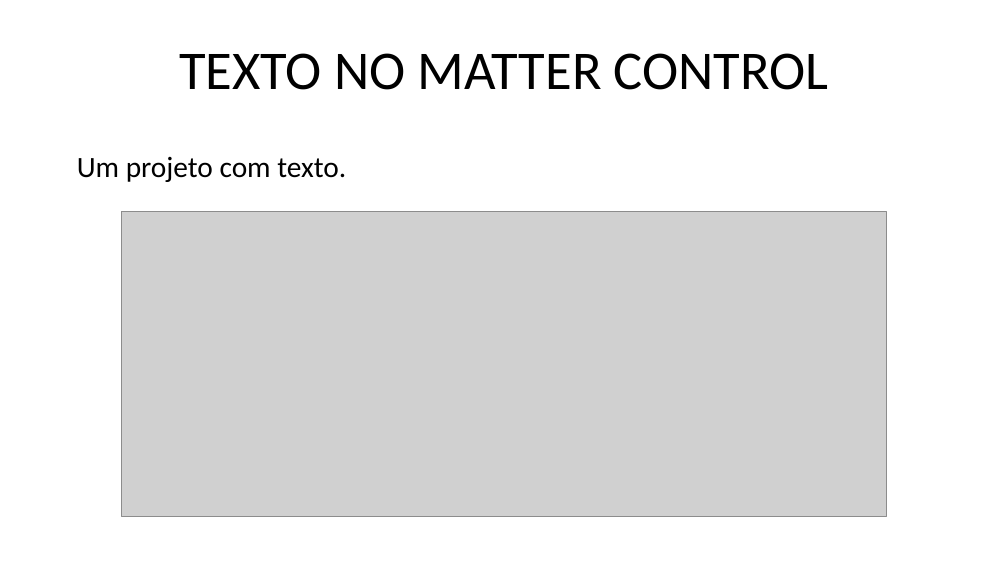
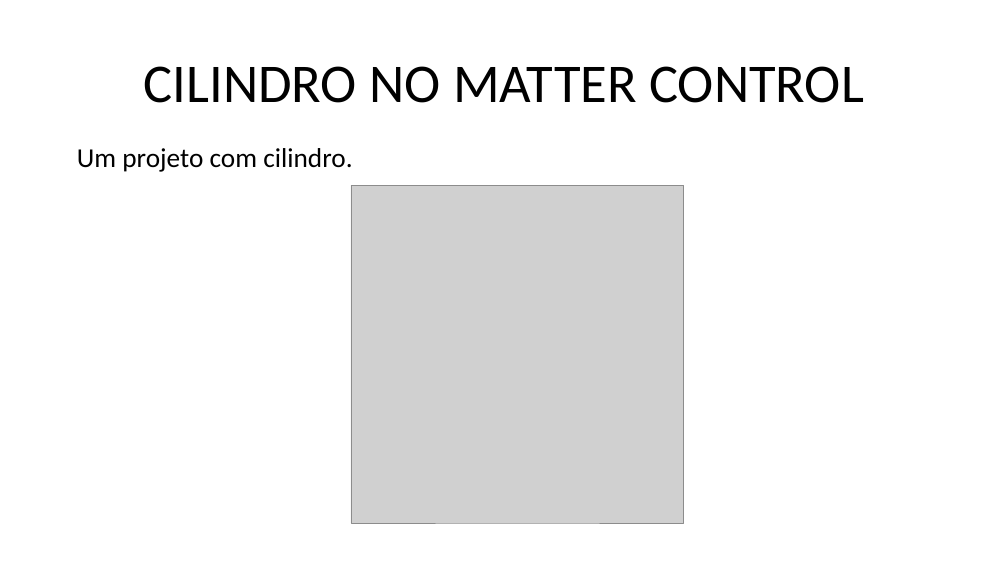
Before and after one commit to marcosdosea/ManualImpessora3D, a slide deck: slide 19 of Curso/Fundamentos de impressão 3D - Objetos.pptx (slide 18 before the commit). Drawn at 1008x567 pixels with LibreOffice and Linux fonts; fonts in the diff are those of the drawing; grey boxes stand for pictures. Boxes give left, top, right and bottom in pixels: in the first picture for what was removed or moved away, otherwise in the second. Text is boxed around its words. In the diff, an @@ line names an element or a change of style, - is before the commit and + after.

```diff
--- a/Curso/Fundamentos de impressão 3D - Objetos.pptx
+++ b/Curso/Fundamentos de impressão 3D - Objetos.pptx
@@ title at (144,66,864,103): text changed @@
-TEXTO NO MATTER CONTROL
+CILINDRO NO MATTER CONTROL
@@ text at (77,148,352,172): text changed; size 28 to 26 pt @@
-Um projeto com texto.
+Um projeto com cilindro.
@@ picture added at (351,185,684,523) @@
@@ picture removed at (122,212,887,516) @@
```
Also in this commit, not shown: 15 other slides changed, 7 slides added, 6 other files.
